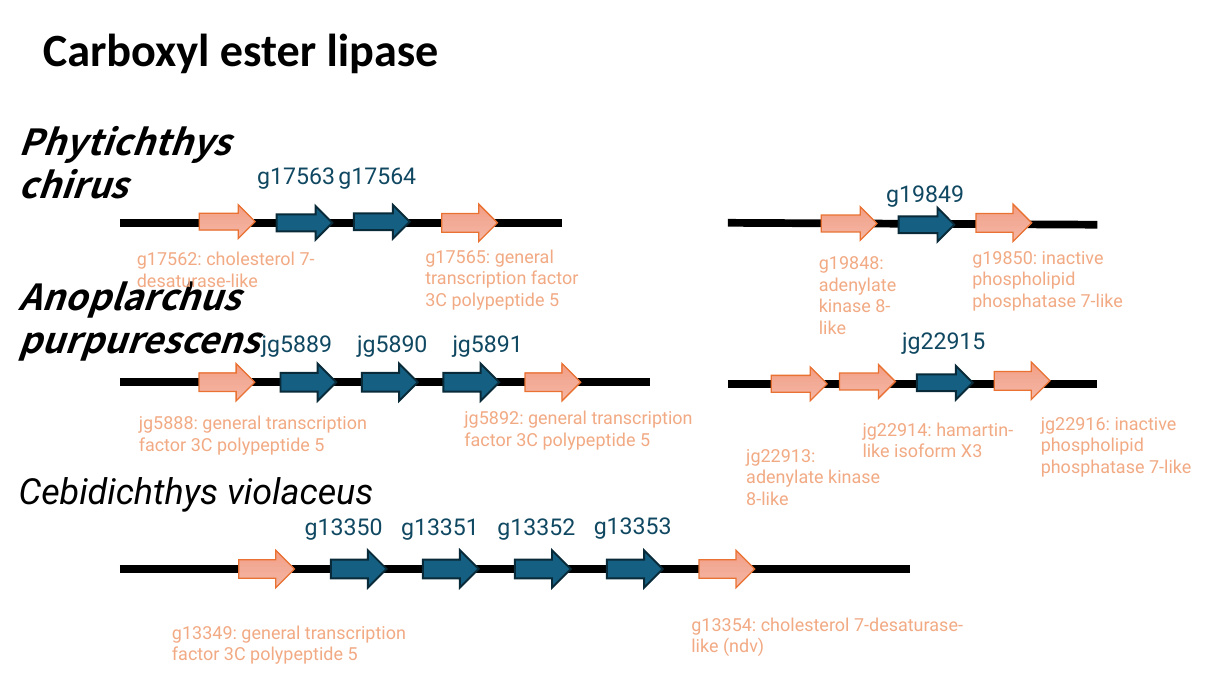
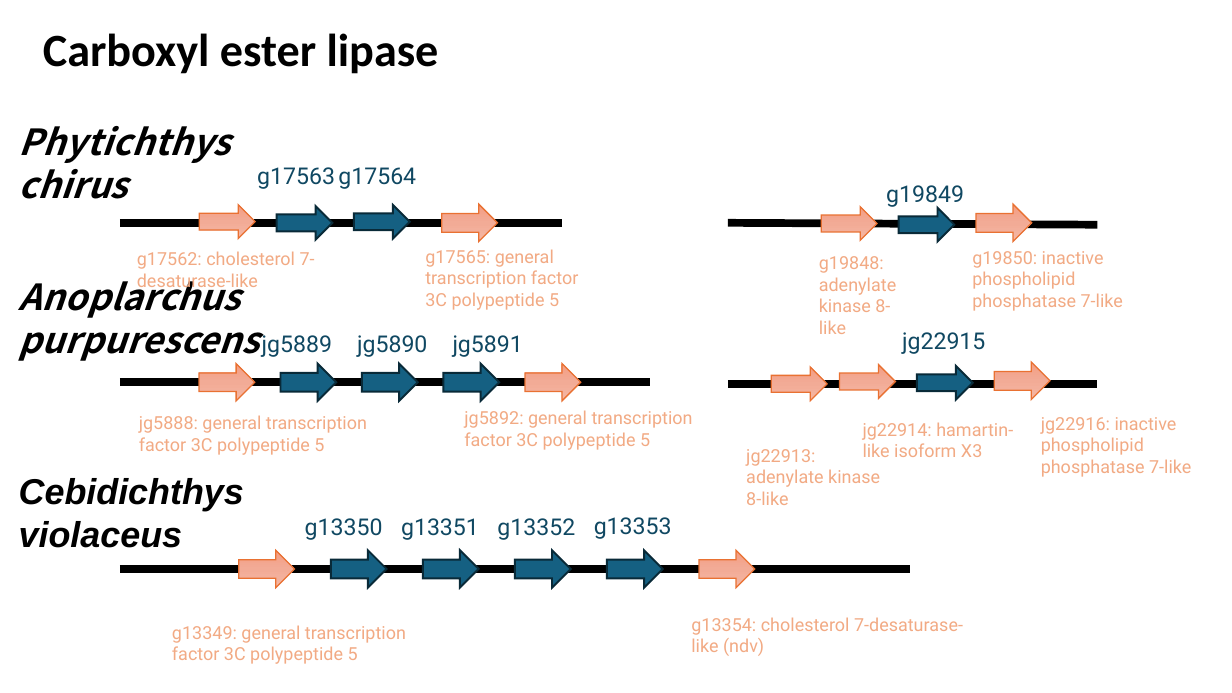
Before and after one commit to jyw-atgithub/fish-genome, a slide deck: slide 8 of synteny.pptx (slide 7 before the commit). Drawn at 1232x693 pixels with LibreOffice and Linux fonts; fonts in the diff are those of the drawing. Boxes give left, top, right and bottom in pixels: in the first picture for what was removed or moved away, otherwise in the second. Text is boxed around its words. In the diff, an @@ line names an element or a change of style, - is before the commit and + after.

```diff
--- a/synteny.pptx
+++ b/synteny.pptx
@@ text "Cebidichthys violaceus" at [19,478,244,548]: font Roboto to Arial, bold on @@
```
Also in this commit, not shown: 4 other slides changed, 2 slides added, 6 other files.
